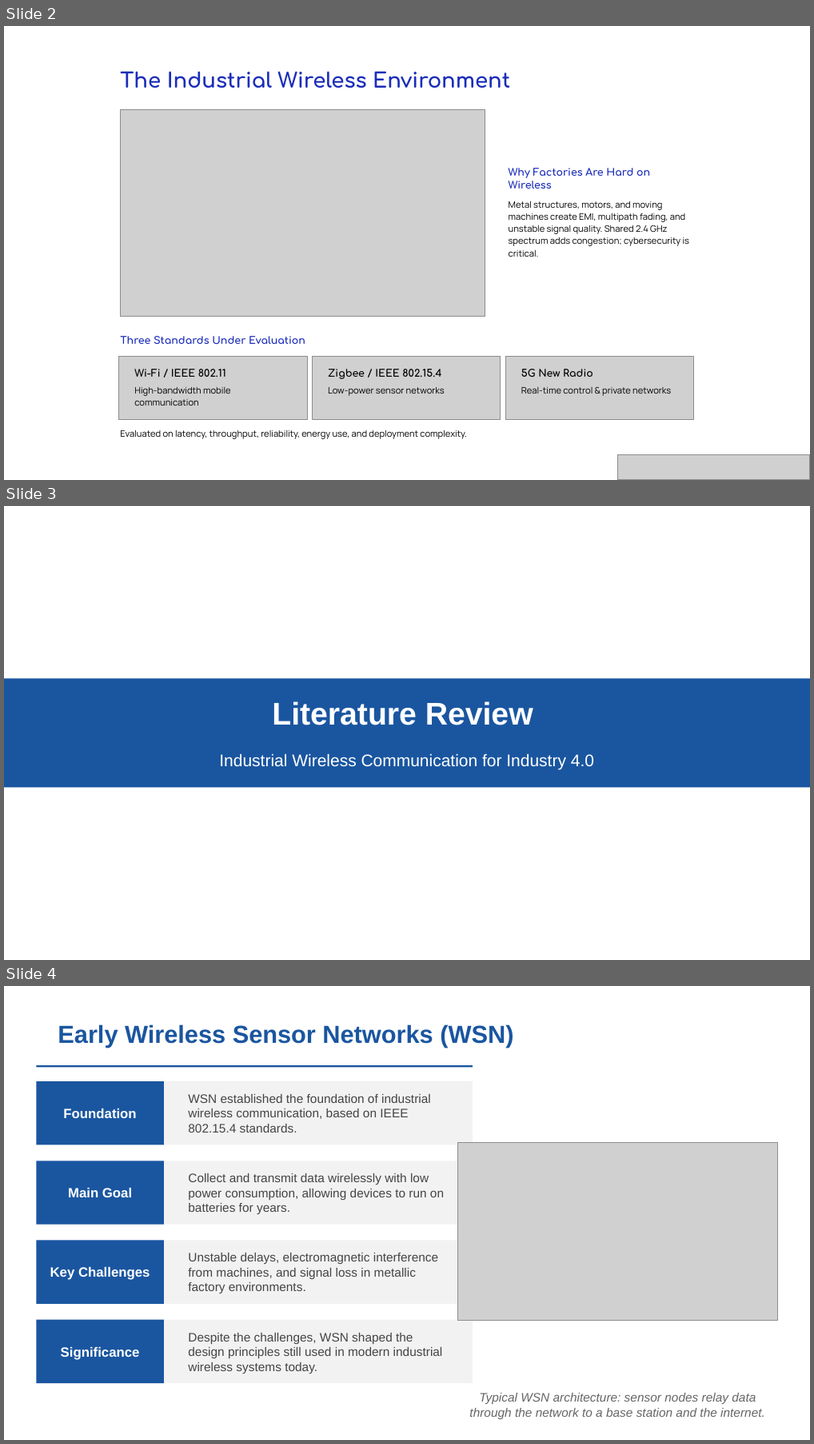
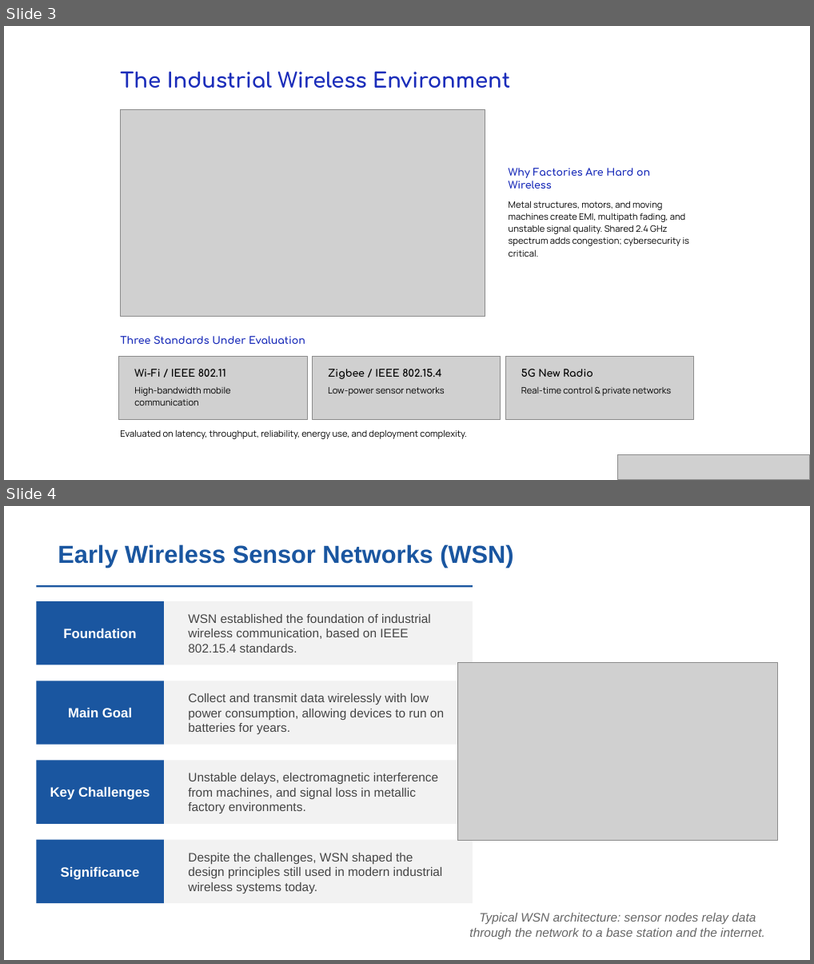
Before and after one commit to muji567/Industrial_-Communication_-Standard_B5, a slide deck: ics_presentation.pptx. Shown one above the other, each under a label of ours: slides 2, 3 and 4 before the commit, slides 3 and 4 after it. The pictures are 814x1444 and 814x964 pixels, drawn with LibreOffice and Linux fonts; fonts in the diff are those of the drawing; grey boxes stand for pictures. Boxes give left, top, right and bottom in pixels: in the first picture for what was removed or moved away, otherwise in the second. Text is boxed around its words. In the diff, an @@ line names an element or a change of style, - is before the commit and + after.

```diff
--- a/ics_presentation.pptx
+++ b/ics_presentation.pptx
@@ slide 3 removed at [4,506,810,960], background #FFFFFF @@
@@ rectangle removed at [4,679,810,788] @@
@@ text removed at [272,701,534,725] @@
-Literature Review
@@ text removed at [219,753,594,770] @@
-Industrial Wireless Communication for Industry 4.0
@@ what was slide 2 is now slide 3 @@
```
Also in this commit, not shown: 2 slides added.
